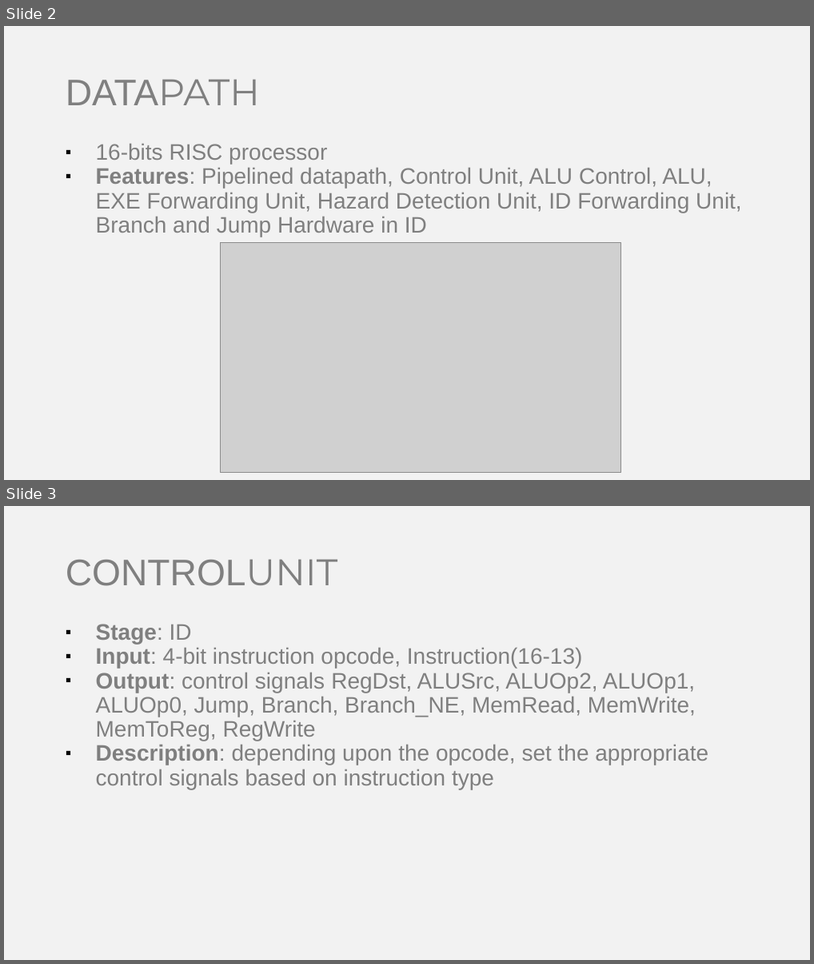
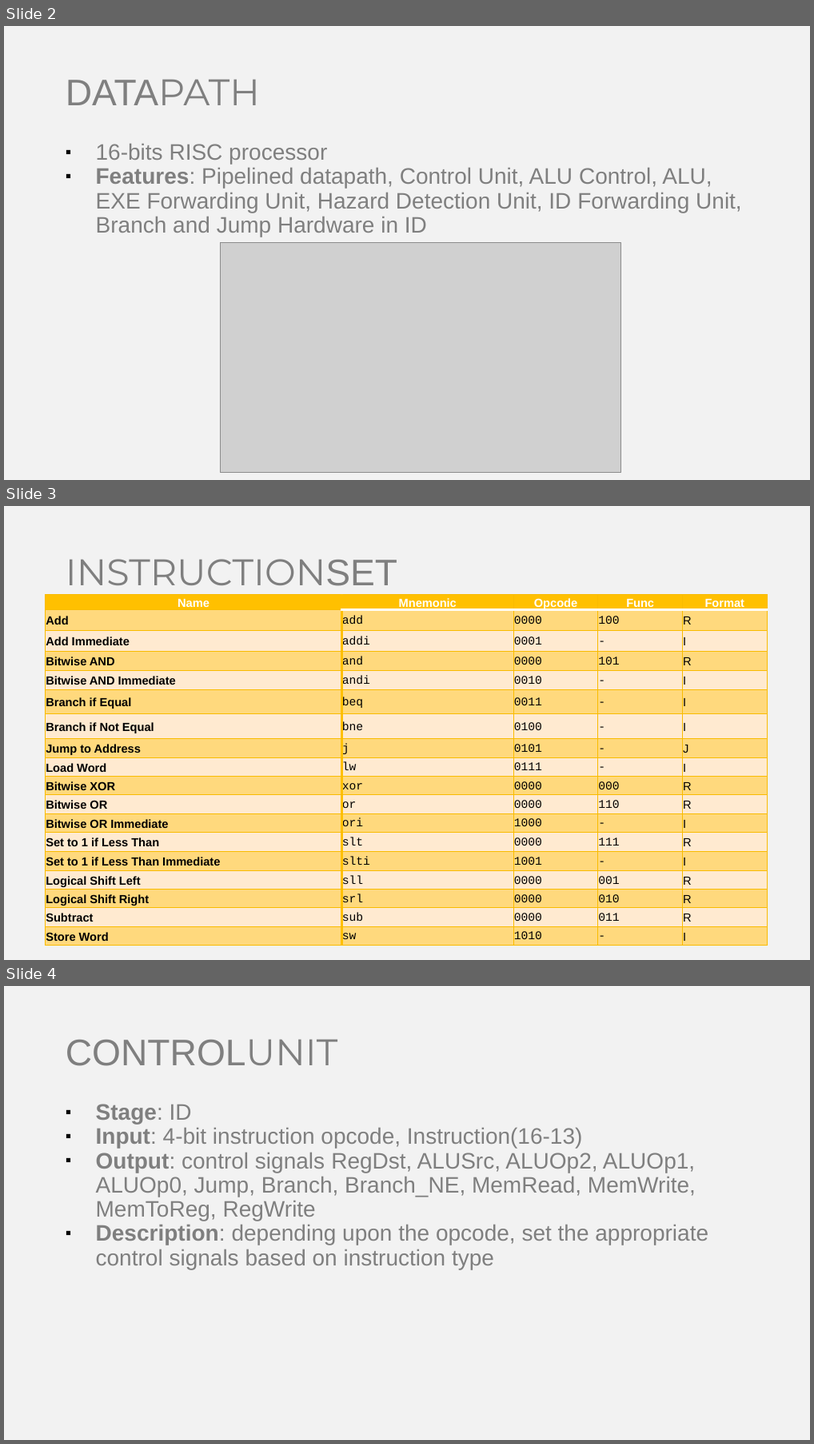
Before and after one commit to siddhantsutar/risc-pipeline-simulator, a slide deck: reports/Final Presentation.pptx. Shown one above the other, each under a label of ours: slides 2 and 3 before the commit, slides 2, 3 and 4 after it. The pictures are 814x964 and 814x1444 pixels, drawn with LibreOffice and Linux fonts; fonts in the diff are those of the drawing; grey boxes stand for pictures. Boxes give left, top, right and bottom in pixels: in the first picture for what was removed or moved away, otherwise in the second. Text is boxed around its words. In the diff, an @@ line names an element or a change of style, - is before the commit and + after.

Commit message:
Updated final presentation

```diff
--- a/reports/Final Presentation.pptx
+++ b/reports/Final Presentation.pptx
@@ slide 3 added at <box>4,506,810,960</box>, background #F2F2F2 @@
@@ title added at <box>66,559,398,595</box>, 33 pt, text #7F7F7F @@
+INSTRUCTIONSET
@@ table added at <box>45,595,768,947</box>, 18 rows, 5 columns @@
+Name | Mnemonic | Opcode | Func | Format
+Add | add | 0000 | 100 | R
+Add Immediate | addi | 0001 | - | I
+Bitwise AND | and | 0000 | 101 | R
+Bitwise AND Immediate | andi | 0010 | - | I
+Branch if Equal | beq | 0011 | - | I
+Branch if Not Equal | bne | 0100 | - | I
+Jump to Address | j | 0101 | - | J
+Load Word | lw | 0111 | - | I
+Bitwise XOR | xor | 0000 | 000 | R
+Bitwise OR | or | 0000 | 110 | R
+Bitwise OR Immediate | ori | 1000 | - | I
+Set to 1 if Less Than | slt | 0000 | 111 | R
+Set to 1 if Less Than Immediate | slti | 1001 | - | I
+Logical Shift Left | sll | 0000 | 001 | R
+Logical Shift Right | srl | 0000 | 010 | R
+Subtract | sub | 0000 | 011 | R
+Store Word | sw | 1010 | - | I
@@ what was slide 3 is now slide 4 @@
```
